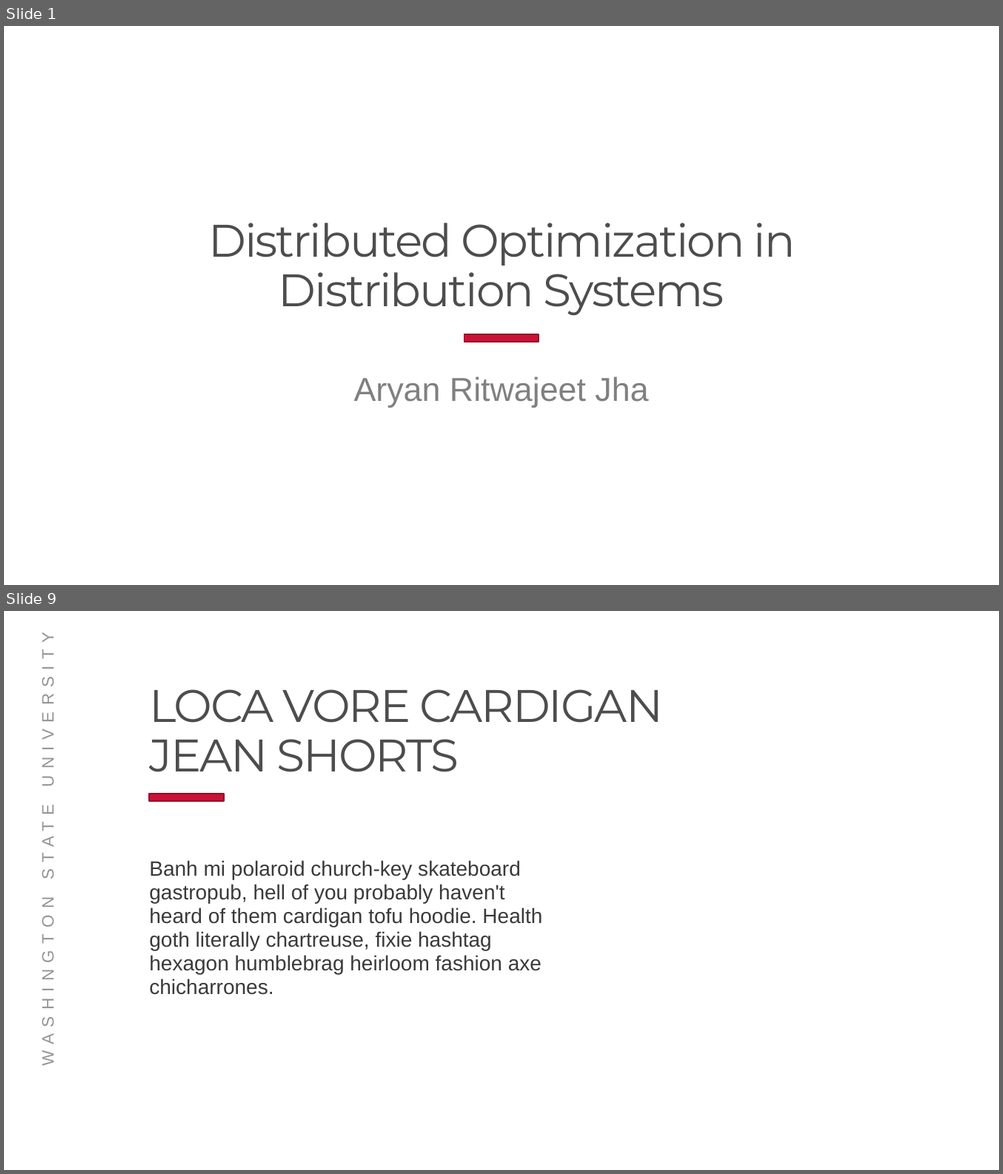
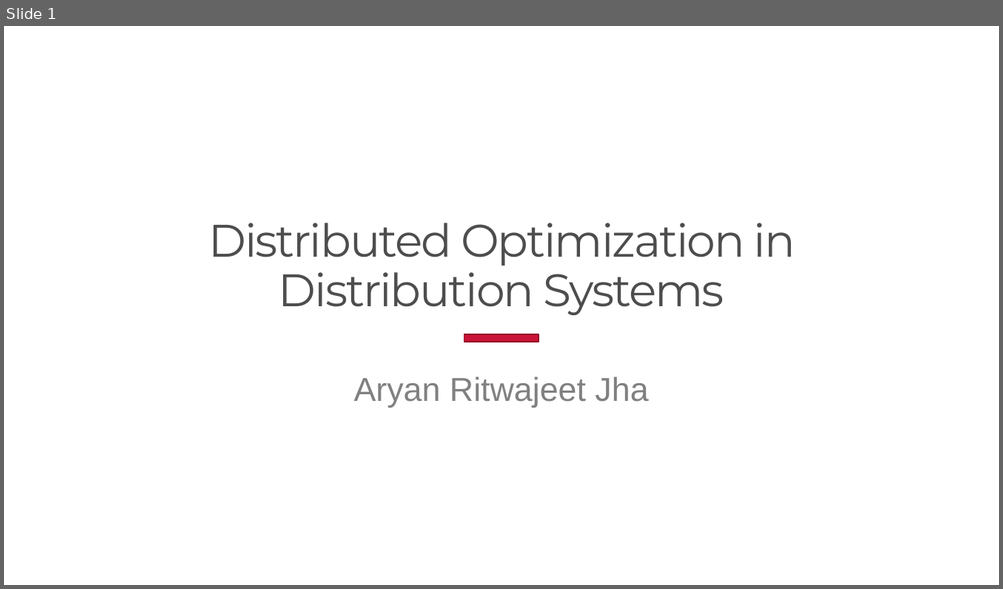
Before and after one commit to Realife-Brahmin/OriginalDocsHub, a slide deck: research_showcase/researchSummary_aryan_ritwajeet_jha.pptx. Shown one above the other, each under a label of ours: slides 1 and 9 before the commit, slide 1 after it; the slides between them are not shown. The pictures are 1003x1174 and 1003x589 pixels, drawn with LibreOffice and Linux fonts; fonts in the diff are those of the drawing; background and template pictures are left out. Boxes give left, top, right and bottom in pixels: in the first picture for what was removed or moved away, otherwise in the second. Text is boxed around its words. In the diff, an @@ line names an element or a change of style, - is before the commit and + after.

```diff
--- a/research_showcase/researchSummary_aryan_ritwajeet_jha.pptx
+++ b/research_showcase/researchSummary_aryan_ritwajeet_jha.pptx
@@ slide 9 removed at box(4, 611, 999, 1170), background #FFFFFF @@
@@ title removed at box(149, 689, 663, 772) @@
-LOCA VORE CARDIGAN
-JEAN SHORTS
@@ rectangle removed at box(150, 794, 224, 801) @@
@@ text removed at box(149, 860, 542, 995) @@
-Banh mi polaroid church-key skateboard gastropub, hell of you probably haven't heard of them cardigan tofu hoodie. Health goth literally chartreuse, fixie hashtag hexagon humblebrag heirloom fashion axe chicharrones.
@@ text removed at box(39, 916, 57, 1061) @@
-WASHINGTON STATE UNIVERSITY
```
Also in this commit, not shown: 3 slides changed, 7 slides added, 5 other slides removed, 1 other file.
